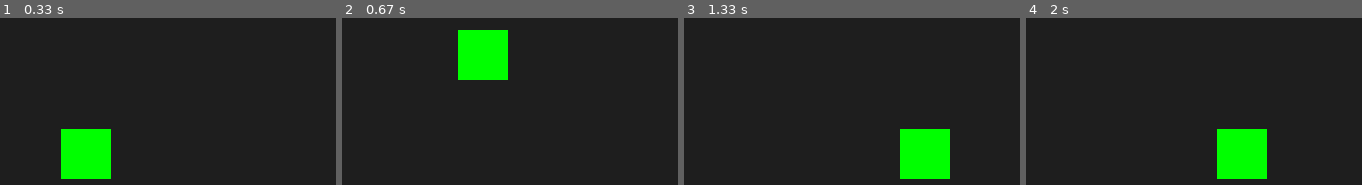
Above: before the commit, frames 1-4 (left to right).
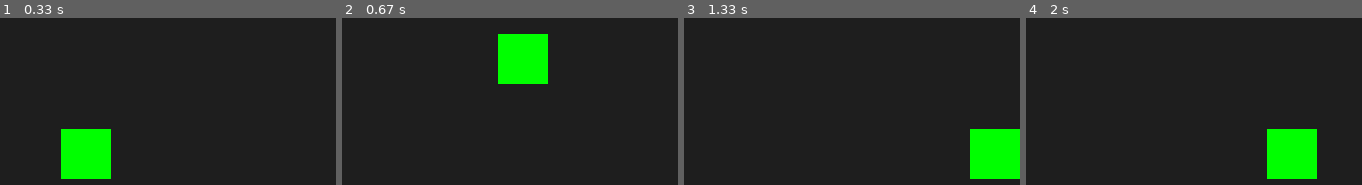
Above: after the commit, the same moments.

Repository: harigro/tutorial_pygame
Game: pygame game, started from lompat/app.py
Same seed, same stepped clock (60 frames per second), same inputs: the game is played once before the commit and once after it.
Inputs:
- Up to frame 1 (0.33 s): no input
- Up to frame 2 (0.67 s): hold Space from 0.33 s (still down); hold Right from 0.33 s (still down)
- Up to frame 3 (1.33 s): release Space at 0.8 s; release Right at 0.8 s; hold Right 0.83-1.3 s
- Up to frame 4 (2 s): hold Left from 1.83 s (still down)

Frame 1 is identical in both runs. In frame 2, 7.3% of the frame differs, in the area x 34-62%, y 7-40%; in frame 3, 8.9%, in the area x 64-100%, y 66-97%; in frame 4, 8.9%.

Commit message:
mengganti time.delay dengan time.clock

Diff:
--- a/lompat/app.py
+++ b/lompat/app.py
@@ -14,6 +14,10 @@
 GRAVITY = 1  # Efek gravitasi
 JUMP_STRENGTH = 15  # Kekuatan lompatan
 FLOOR_Y = HEIGHT - BOX_SIZE  # Posisi lantai
+
+# FPS
+FPS = 60
+clock = pygame.time.Clock()
 
 # Buat layar game
 screen = pygame.display.set_mode((WIDTH, HEIGHT))
@@ -58,35 +62,39 @@
         pygame.draw.rect(surface, BOX_COLOR, self.rect)
 
 
-# Buat objek kotak
-box = Box((WIDTH - BOX_SIZE) // 2, FLOOR_Y, BOX_SIZE)
+def main():
+    # Buat objek kotak
+    box = Box((WIDTH - BOX_SIZE) // 2, FLOOR_Y, BOX_SIZE)
 
-# Loop utama
-running = True
-while running:
-    pygame.time.delay(30)  # Tambahkan sedikit jeda untuk mengontrol kecepatan
+    # Loop utama
+    running = True
+    while running:
 
-    # Cek event
-    for event in pygame.event.get():
-        if event.type == pygame.QUIT:
-            running = False
+        # Cek event
+        for event in pygame.event.get():
+            if event.type == pygame.QUIT:
+                running = False
 
-    # Ambil input dari keyboard
-    keys = pygame.key.get_pressed()
-    if keys[pygame.K_LEFT]:
-        box.move("left")
-    if keys[pygame.K_RIGHT]:
-        box.move("right")
-    if keys[pygame.K_SPACE]:  # Panggil metode jump() jika tombol spasi ditekan
-        box.jump()
+        # Ambil input dari keyboard
+        keys = pygame.key.get_pressed()
+        if keys[pygame.K_LEFT]:
+            box.move("left")
+        if keys[pygame.K_RIGHT]:
+            box.move("right")
+        if keys[pygame.K_SPACE]:  # Panggil metode jump() jika tombol spasi ditekan
+            box.jump()
 
-    # Terapkan gravitasi
-    box.apply_gravity()
+        # Terapkan gravitasi
+        box.apply_gravity()
 
-    # Gambar ulang layar
-    screen.fill(BACKGROUND_COLOR)
-    box.draw(screen)
-    pygame.display.update()
+        # Gambar ulang layar
+        screen.fill(BACKGROUND_COLOR)
+        box.draw(screen)
+        clock.tick(FPS)
+        pygame.display.update()
 
-# Keluar dari game
-pygame.quit()
+    # Keluar dari game
+    pygame.quit()
+
+if __name__=="__main__":
+    main()
